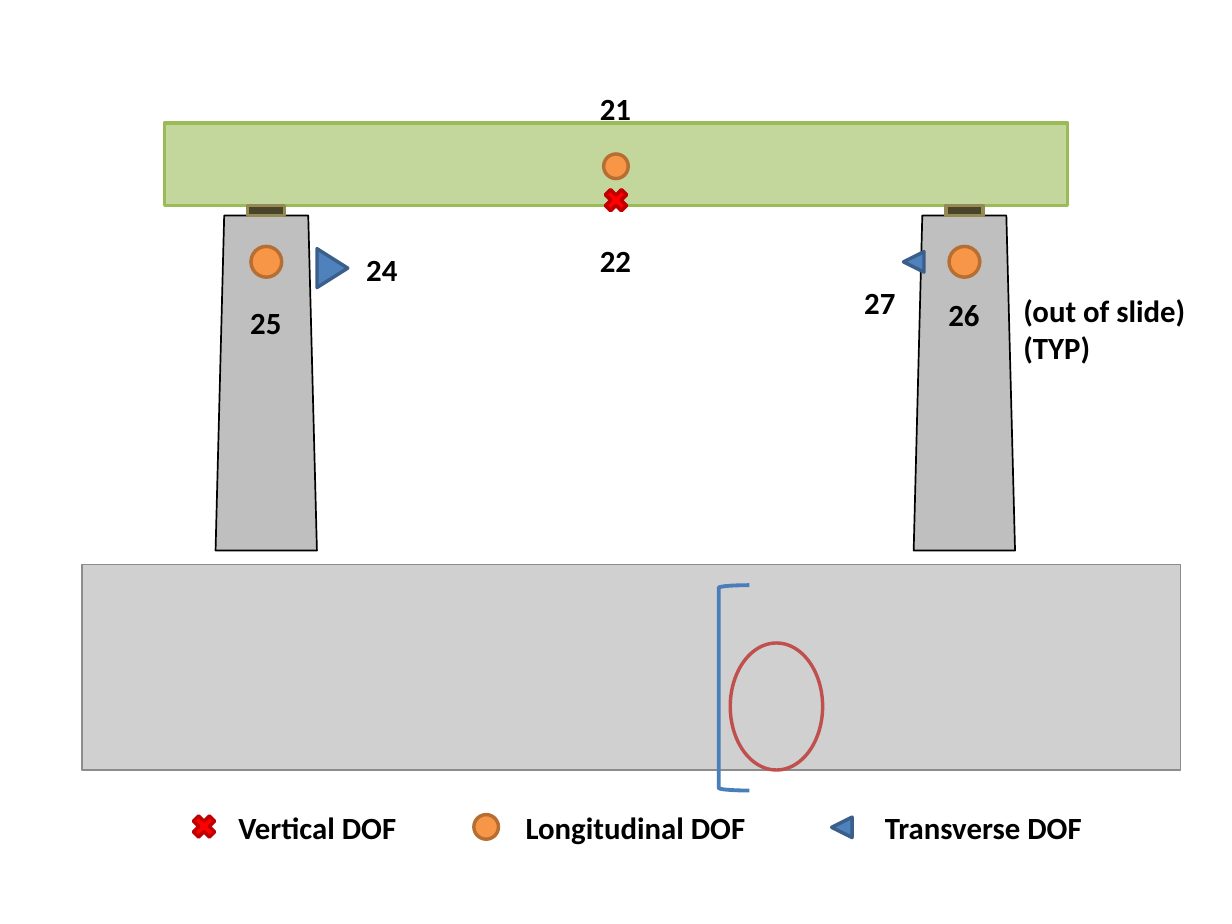
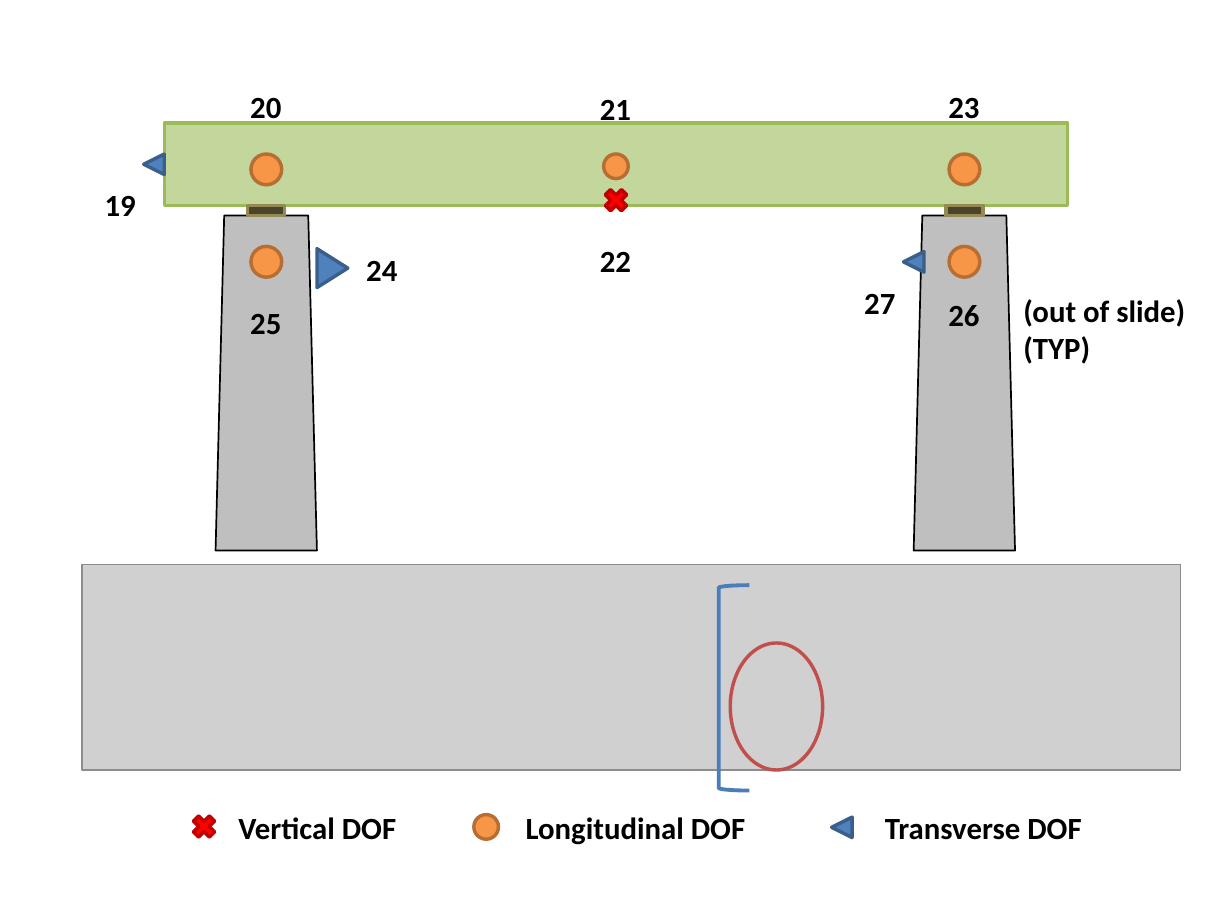
Before and after one commit to jbbraley/I76, a slide deck: slide 3 of I76Testing-DOF.pptx. Drawn at 1232x924 pixels with LibreOffice and Linux fonts; fonts in the diff are those of the drawing; grey boxes stand for pictures. Boxes give left, top, right and bottom in pixels: in the first picture for what was removed or moved away, otherwise in the second. Text is boxed around its words. In the diff, an @@ line names an element or a change of style, - is before the commit and + after.

Commit message:
added processing code and updated DOF ppt

```diff
--- a/I76Testing-DOF.pptx
+++ b/I76Testing-DOF.pptx
@@ group added at (105,93,979,216): 3 texts, 2 ellipses, 1 triangle @@
+20
+23
+19
```
Also in this commit, not shown: 25 other files.
